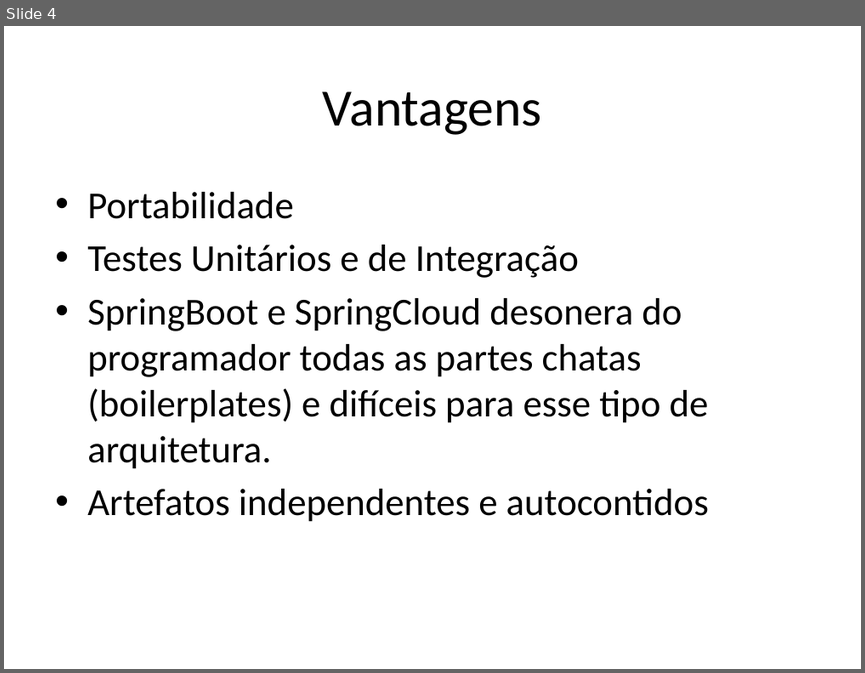
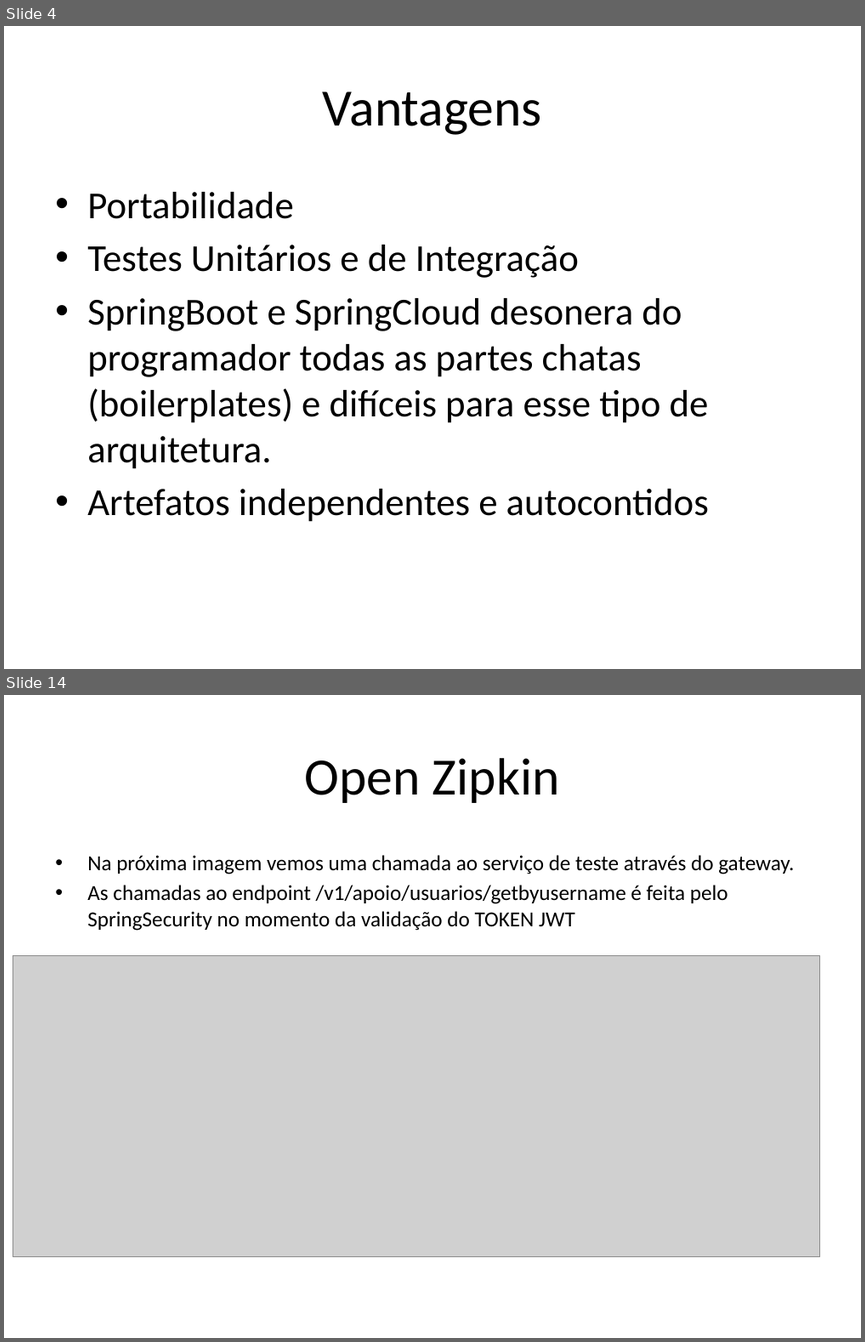
Before and after one commit to MarcelloTinoco/arquitetura-software, a slide deck: Arquitetura Siplad V3.pptx. Shown one above the other, each under a label of ours: slide 4 before the commit, slides 4 and 14 after it; the slides between them are not shown. The pictures are 865x673 and 865x1342 pixels, drawn with LibreOffice and Linux fonts; fonts in the diff are those of the drawing; grey boxes stand for pictures. Boxes give left, top, right and bottom in pixels: in the first picture for what was removed or moved away, otherwise in the second. Text is boxed around its words. In the diff, an @@ line names an element or a change of style, - is before the commit and + after.

Commit message:
1 - Refactory no artefato siplad-gateway, para importar o artefato siplad-service-core. 2 - Incremento no Power Point da Arquitetura Siplad V3

```diff
--- a/Arquitetura Siplad V3.pptx
+++ b/Arquitetura Siplad V3.pptx
@@ slide 14 added at [4, 695, 861, 1338], background #FFFFFF @@
@@ title added at [305, 758, 560, 803], 44 pt, text #000000 @@
+Open Zipkin
@@ text added at [87, 855, 794, 930], 18 pt, text #000000 @@
+• Na próxima imagem vemos uma chamada ao serviço de teste através do gateway.
+• As chamadas ao endpoint /v1/apoio/usuarios/getbyusername é feita pelo SpringSecurity no momento da validação do TOKEN JWT
@@ picture added at [13, 955, 821, 1256] @@
```
Also in this commit, not shown: 1 slide changed, 8 other slides added, 33 other files.
